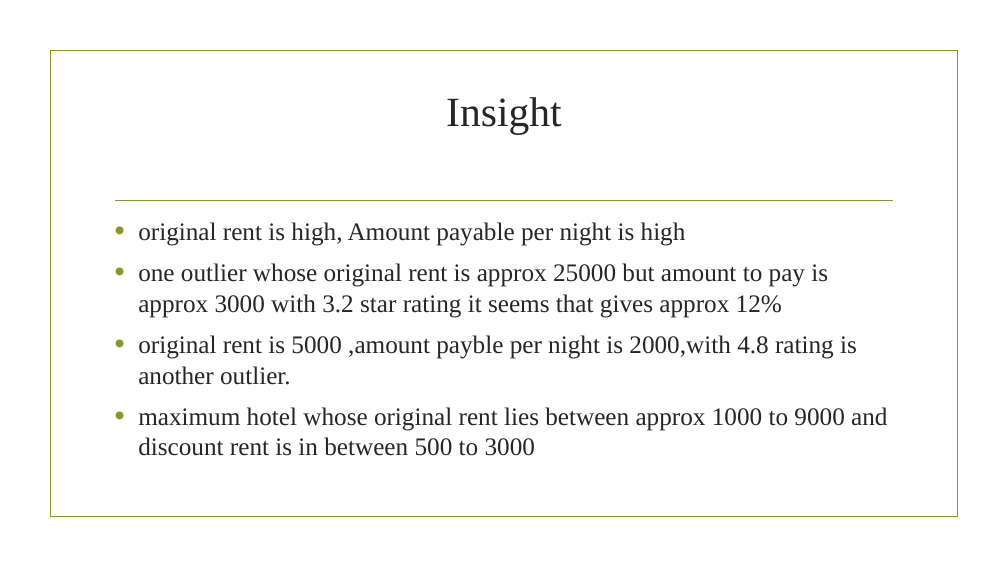
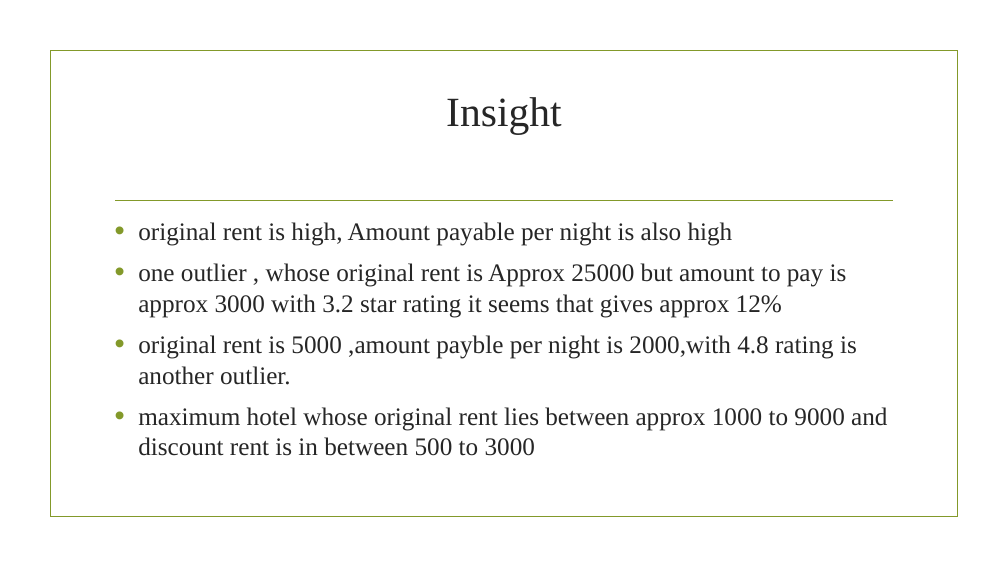
Before and after one commit to adas754/EDA, a slide deck: slide 15 of oyo1.pptx (slide 14 before the commit). Drawn at 1008x567 pixels with LibreOffice and Linux fonts; fonts in the diff are those of the drawing; background and template pictures are left out. Boxes give left, top, right and bottom in pixels: in the first picture for what was removed or moved away, otherwise in the second. Text is boxed around its words. In the diff, an @@ line names an element or a change of style, - is before the commit and + after.

```diff
--- a/oyo1.pptx
+++ b/oyo1.pptx
@@ text at (138, 222, 847, 318): text changed @@
-• original rent is high, Amount payable per night is high
-• one outlier whose original rent is approx 25000 but amount to pay is approx 3000 with 3.2 star rating it seems that gives approx 12%
+• original rent is high, Amount payable per night is also high
+• one outlier , whose original rent is Approx 25000 but amount to pay is approx 3000 with 3.2 star rating it seems that gives approx 12%
```
Also in this commit, not shown: 7 other slides changed, 16 slides added.
